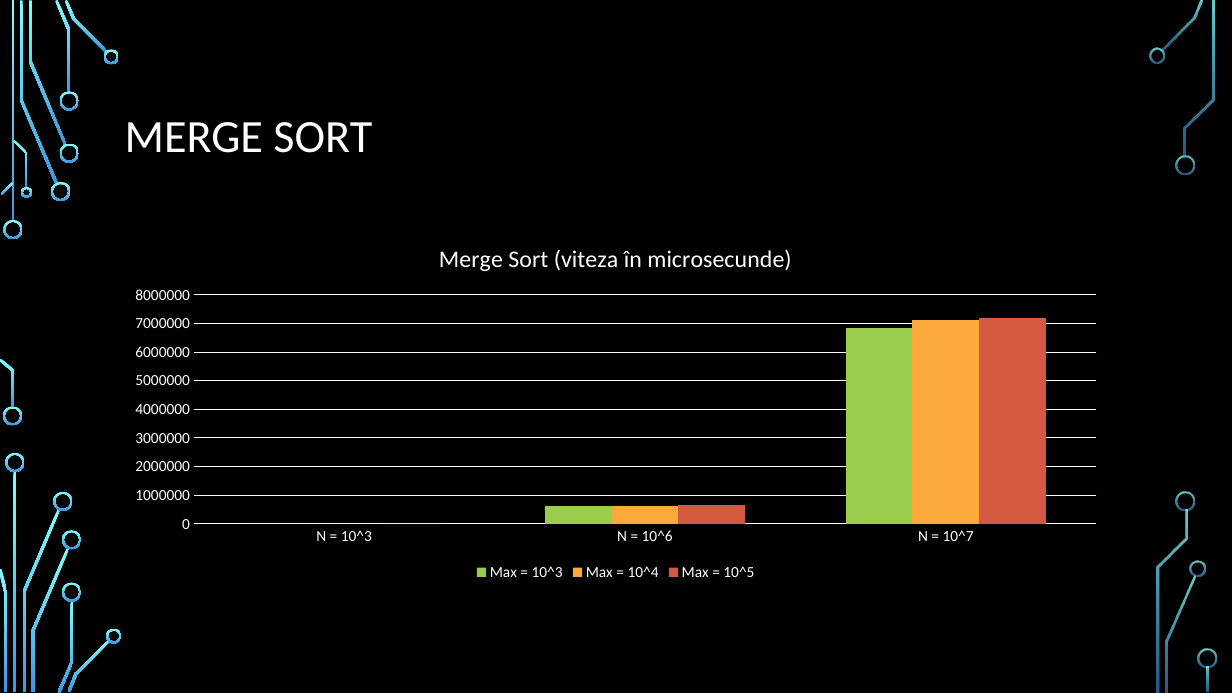
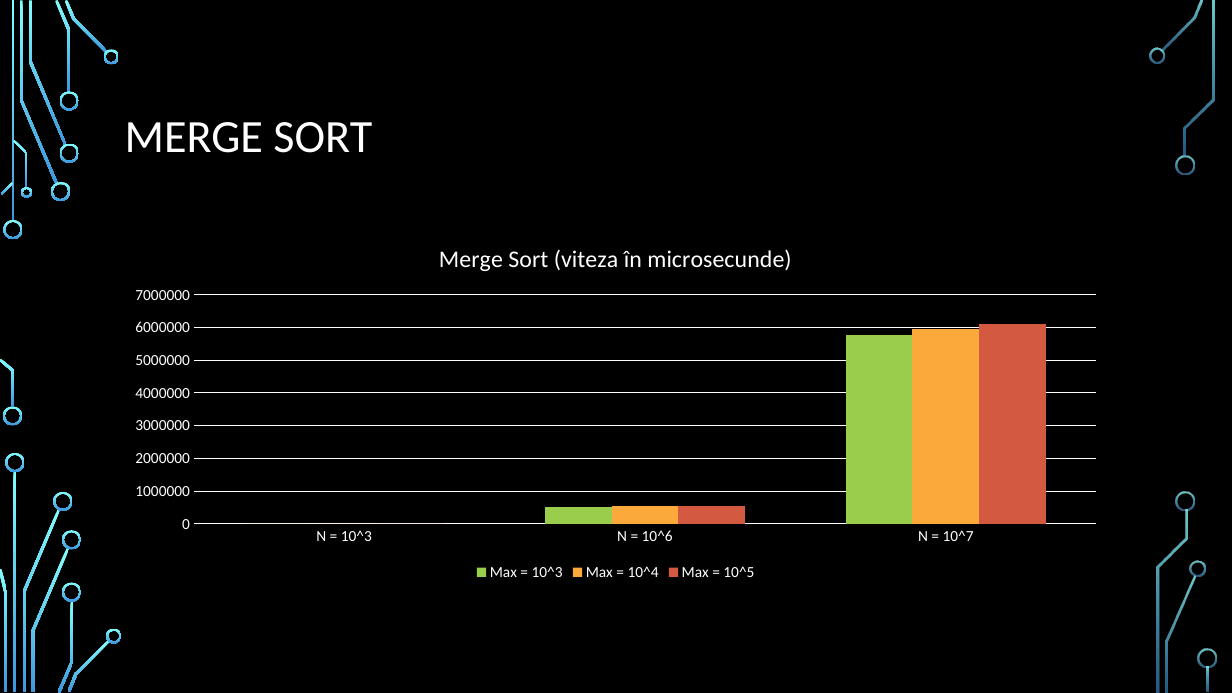
Before and after one commit to ioana-velniceru/Sortari, a slide deck: slide 10 of Sortări.pptx. Drawn at 1232x693 pixels with LibreOffice and Linux fonts; fonts in the diff are those of the drawing; background and template pictures are left out. Boxes give left, top, right and bottom in pixels: in the first picture for what was removed or moved away, otherwise in the second. Text is boxed around its words. In the diff, an @@ line names an element or a change of style, - is before the commit and + after.

Commit message:
Add files via upload
Valori modificate pentru Mergesort-ul optimizat

```diff
--- a/Sortări.pptx
+++ b/Sortări.pptx
@@ column chart at [116, 227, 1116, 585] @@
@@ Max = 10^3, N = 10^6: 600000 to 500000 @@
@@ Max = 10^3, N = 10^7: 6900000 to 5800000 @@
@@ Max = 10^4, N = 10^6: 600000 to 500000 @@
@@ Max = 10^4, N = 10^7: 7100000 to 6000000 @@
@@ Max = 10^5, N = 10^6: 700000 to 600000 @@
@@ Max = 10^5, N = 10^7: 7200000 to 6100000 @@
```
Also in this commit, not shown: 1 other slide changed.
